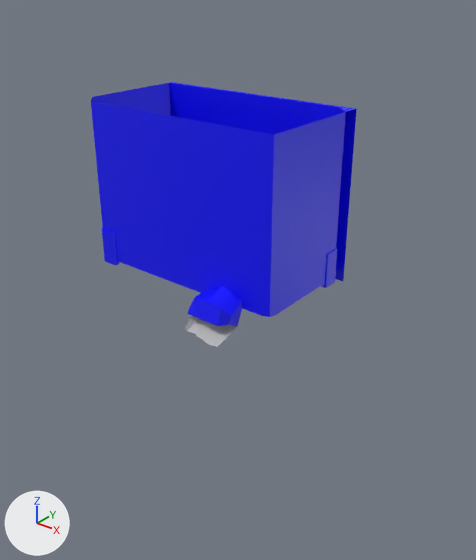
Before and after pictures for a commit that changed the FBX model Assets/3D Models/arenaNEWNEW.fbx.
Camera for both pictures: a 50 mm camera at (-2.713, -1.252, 0.741) aimed at (-3.772, 0.072, -0.08). Arrows for +X, +Y and +Z are at lower left; the lights stay in place. Where no turn or scale is listed for an object, it has been applied to the vertices.

Before the edit, the objects in view are built like this:
```python
me_mesh = bpy.data.meshes.new('Mesh')
me_mesh.from_pydata(...)  # 853 vertices, 874 faces; spans x -0.3..0.3, y -0.25..0.228, z -0.149..0.353
# faces by material slot: [482, 364, 28]
me_mesh.materials.append(mat_floor)  # pink #ff00ff
me_mesh.materials.append(mat_lambert1)  # blue #0000ff
me_mesh.materials.append(mat_falloff)  # grey #bcbcbc
ob_newarena = bpy.data.objects.new('newArena', me_mesh)
ob_newarena.location = (-3.779, -0.013, 0.073)
```
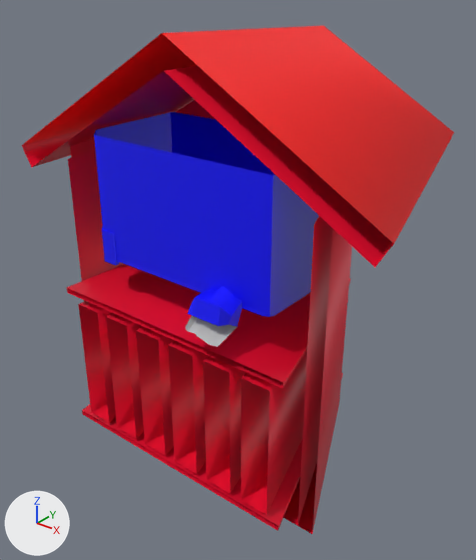
Where the change shows, as pixel boxes (x1, y1, x2, y2) in the pictures (476 x 560 px; the box of a moved part takes in the faces that stretch with it):
'bigClockFront', added (red)
    after: (22, 26, 454, 534)
    faces in mat_clockexterior (red #f0002f): (22, 66, 394, 534)
    faces in mat_seethrough (red #ff0000): (23, 26, 454, 243)
'newArena', reshaped
    before: (91, 82, 357, 347)
    after: (94, 112, 319, 347)
part 1 of me_mesh, moved or reshaped
    before: (91, 82, 357, 311)
    after: (94, 112, 319, 311)

The change, as a list of edits to the scene's bpy script:
```text
Add mat_clockexterior:
    mat_clockexterior = principled_material('clockExterior')
    mat_clockexterior.base_color = (0.873, 0.0, 0.0287)  # red #f0002f
Add mat_seethrough:
    mat_seethrough = principled_material('seethrough')
    mat_seethrough.base_color = (1.0, 0.0, 0.0)  # red #ff0000
Change me_mesh:
    used by ob_newarena; location = (-3.779, -0.013, 0.073)
    remove me_mesh.from_pydata(...)  # 853 vertices, 874 faces; spans x -0.3..0.3, y -0.25..0.228, z -0.149..0.353
    add me_mesh.from_pydata(...)  # 853 vertices, 874 faces; spans x -0.3..0.3, y -0.25..0.228, z -0.233..0.269
    me_mesh part 1: all 119 vertices in x -0.3..0.3, y -0.165..0.165, z 0.353 are moved by (0.0, 0.0, -0.084)
Add me_mesh_012:
    me_mesh_012.from_pydata(...)  # 172 vertices, 96 faces; spans x -0.584..0.584, y -0.242..0.459, z -0.694..0.531
    # faces by material slot: [94, 2]
    me_mesh_012.materials.append(mat_clockexterior)  # red #f0002f
    me_mesh_012.materials.append(mat_seethrough)  # red #ff0000
Add ob_bigclockfront:
    ob_bigclockfront = bpy.data.objects.new('bigClockFront', me_mesh_012)
    ob_bigclockfront.location = (-3.782, 0.017, 0.069)
```
